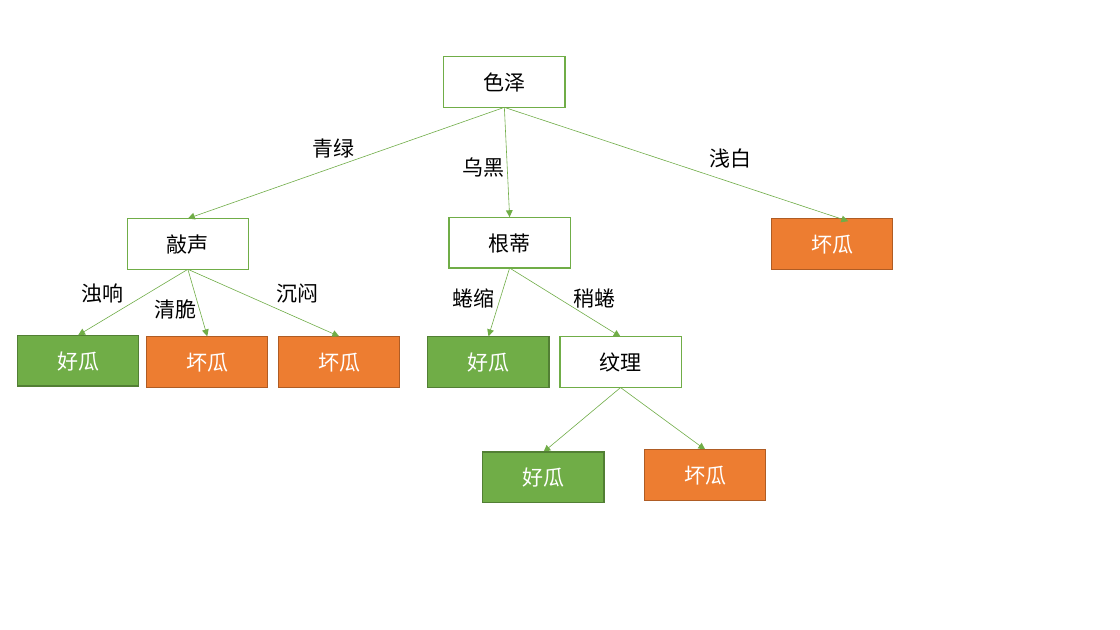
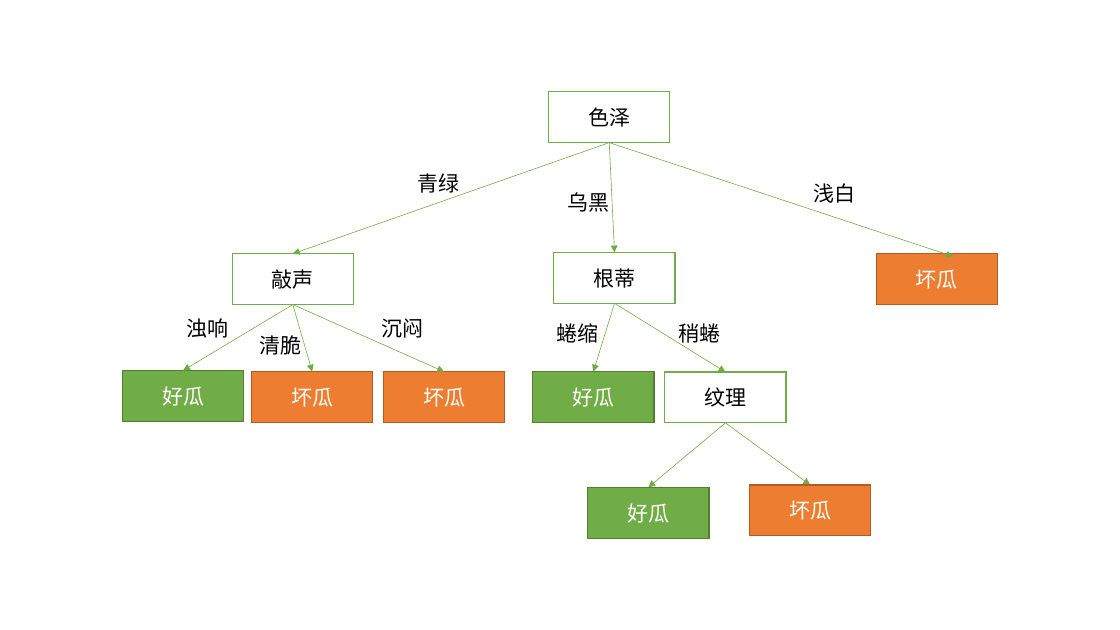
Before and after one commit to spiritTrance/dasanshang_homework, a slide deck: slide 2 of 机器学习/ch4/images/决策树.pptx. Drawn at 1120x630 pixels with LibreOffice and Linux fonts; fonts in the diff are those of the drawing. Boxes give left, top, right and bottom in pixels: in the first picture for what was removed or moved away, otherwise in the second. Text is boxed around its words. In the diff, an @@ line names an element or a change of style, - is before the commit and + after.

```diff
--- a/机器学习/ch4/images/决策树.pptx
+++ b/机器学习/ch4/images/决策树.pptx
@@ 11 rectangles, 10 arrows, 8 texts: place and size @@
-11 rectangles, 10 arrows, 8 texts at <box>18,56,892,503</box>
+11 rectangles, 10 arrows, 8 texts at <box>123,92,997,539</box>
```
Also in this commit, not shown: 2 other slides changed, 1 slide added, 1 slide removed, 31 other files.
